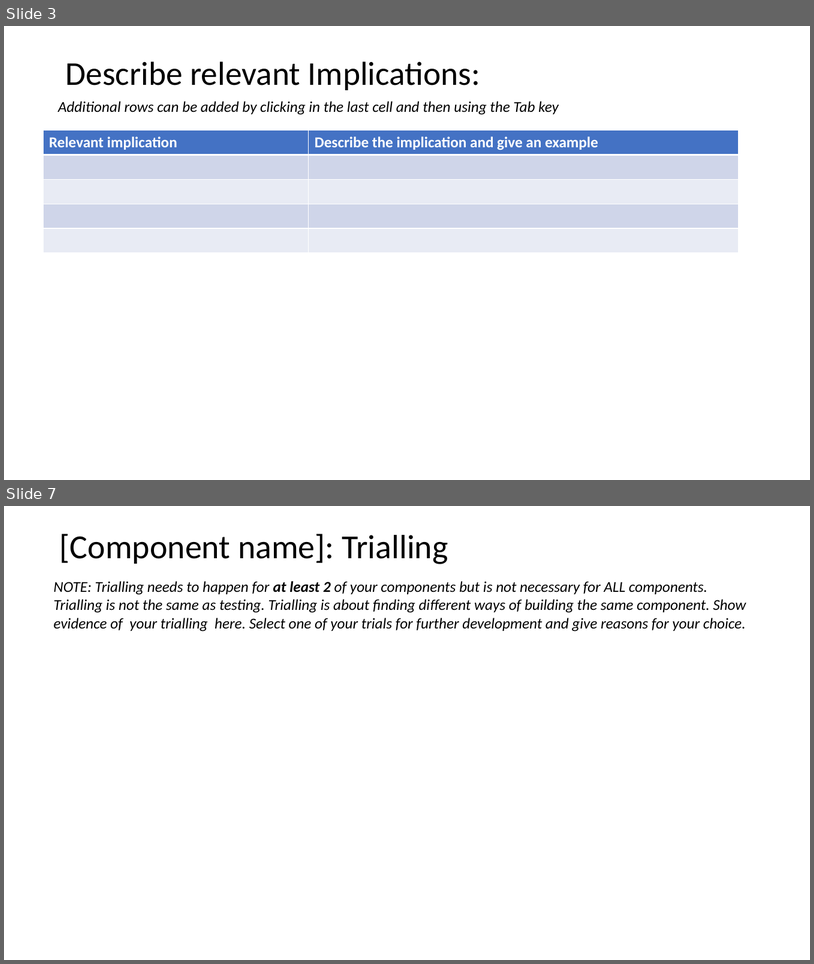
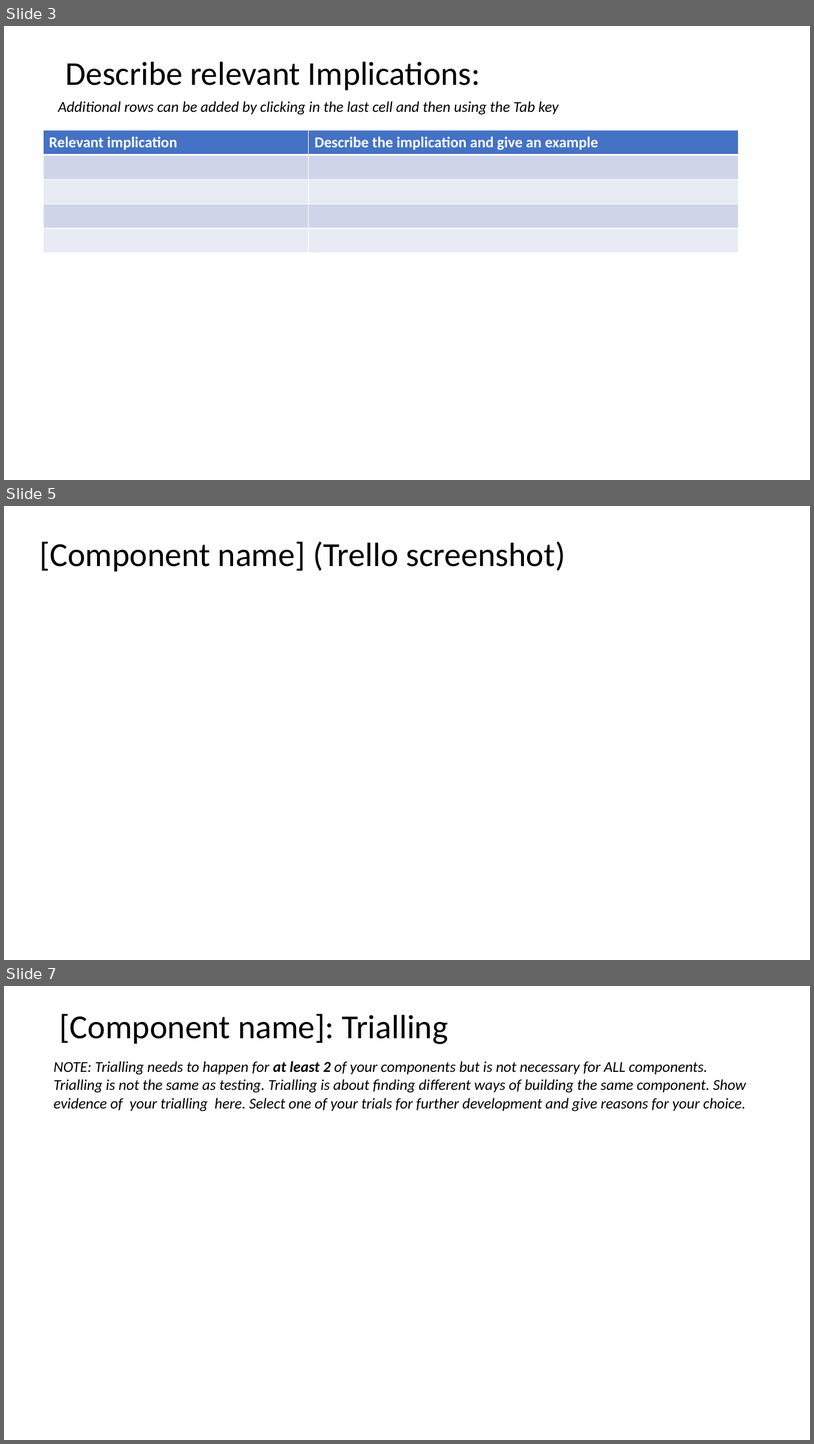
Before and after one commit to joshbatmiddleton/1.7-and-1.8-Assesment, a slide deck: Main Folder/Documents/Powerpoint/1.7 and 1.8 documentation.pptx. Shown one above the other, each under a label of ours: slides 3 and 7 before the commit, slides 3, 5 and 7 after it; the slides between them are not shown. The pictures are 814x964 and 814x1444 pixels, drawn with LibreOffice and Linux fonts; fonts in the diff are those of the drawing. Boxes give left, top, right and bottom in pixels: in the first picture for what was removed or moved away, otherwise in the second. Text is boxed around its words. In the diff, an @@ line names an element or a change of style, - is before the commit and + after.

```diff
--- a/Main Folder/Documents/Powerpoint/1.7 and 1.8 documentation.pptx
+++ b/Main Folder/Documents/Powerpoint/1.7 and 1.8 documentation.pptx
@@ slide 5 added at (x1=4, y1=506, x2=810, y2=960), background #FFFFFF @@
@@ title added at (x1=39, y1=541, x2=566, y2=571), 40 pt, text #000000 @@
+[Component name] (Trello screenshot)
```
Also in this commit, not shown: 2 slides changed, 1 slide removed.
